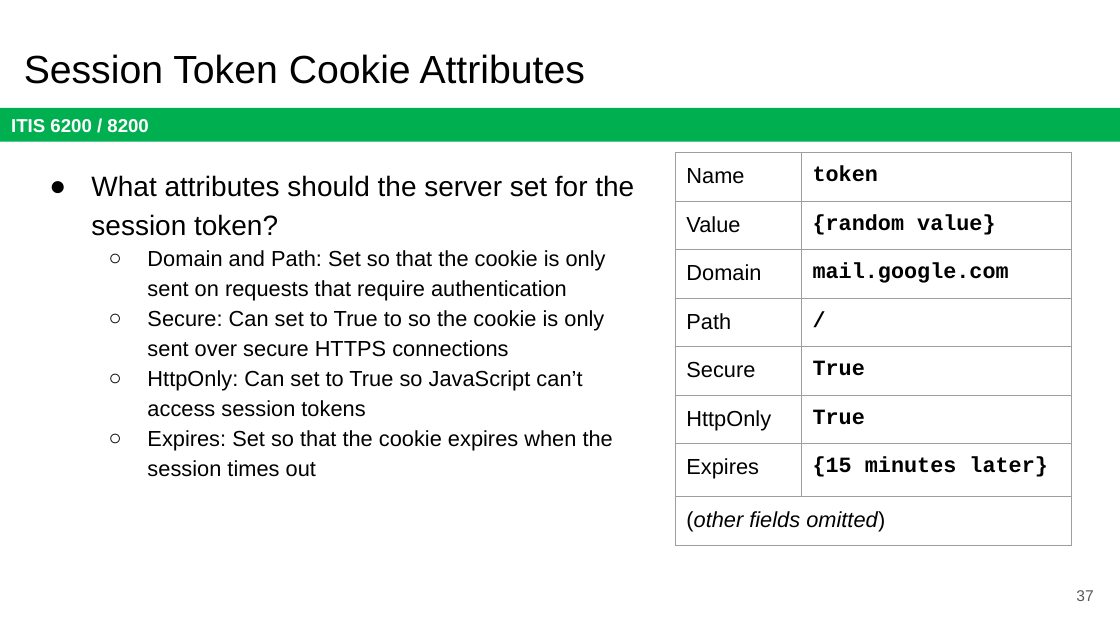
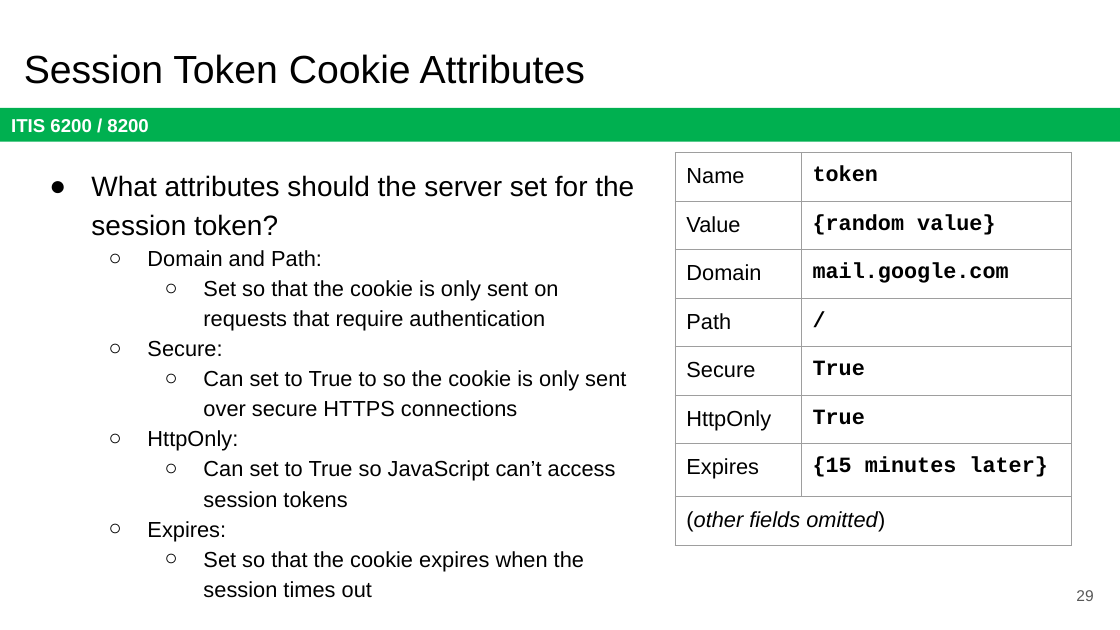
Before and after one commit to jx5c/github.io, a slide deck: slide 29 of teaching/ITIS6200/2023fa/lectures/lec11.pptx (slide 37 before the commit). Drawn at 1120x630 pixels with LibreOffice and Linux fonts; fonts in the diff are those of the drawing. Boxes give left, top, right and bottom in pixels: in the first picture for what was removed or moved away, otherwise in the second. Text is boxed around its words. In the diff, an @@ line names an element or a change of style, - is before the commit and + after.

```diff
--- a/teaching/ITIS6200/2023fa/lectures/lec11.pptx
+++ b/teaching/ITIS6200/2023fa/lectures/lec11.pptx
@@ text at (147, 250, 626, 598): text changed @@
-  ○ Domain and Path: Set so that the cookie is only sent on requests that require authentication
-  ○ Secure: Can set to True to so the cookie is only sent over secure HTTPS connections
-  ○ HttpOnly: Can set to True so JavaScript can’t access session tokens
-  ○ Expires: Set so that the cookie expires when the session times out
+  ○ Domain and Path:
+    ○ Set so that the cookie is only sent on requests that require authentication
+  ○ Secure:
+    ○ Can set to True to so the cookie is only sent over secure HTTPS connections
+  ○ HttpOnly:
+    ○ Can set to True so JavaScript can’t access session tokens
+  ○ Expires:
+    ○ Set so that the cookie expires when the session times out
@@ page number at (1076, 590, 1093, 601): text changed @@
-37
+29
```
Also in this commit, not shown: 10 other slides changed.
